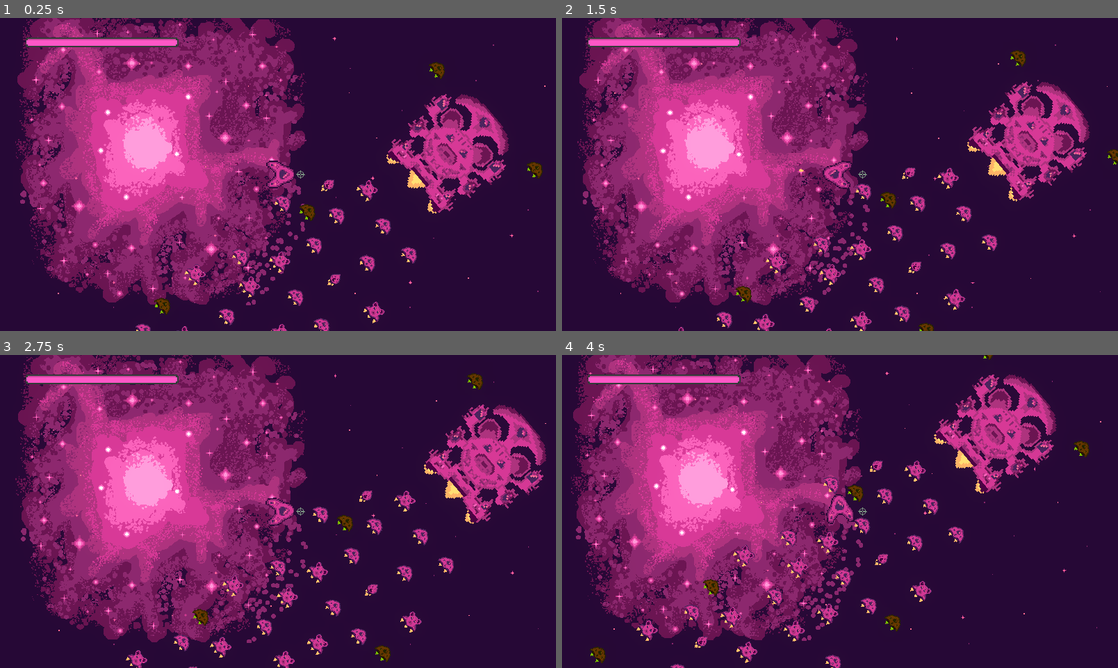
Above: before the commit, frames 1-4 (two rows, left to right).
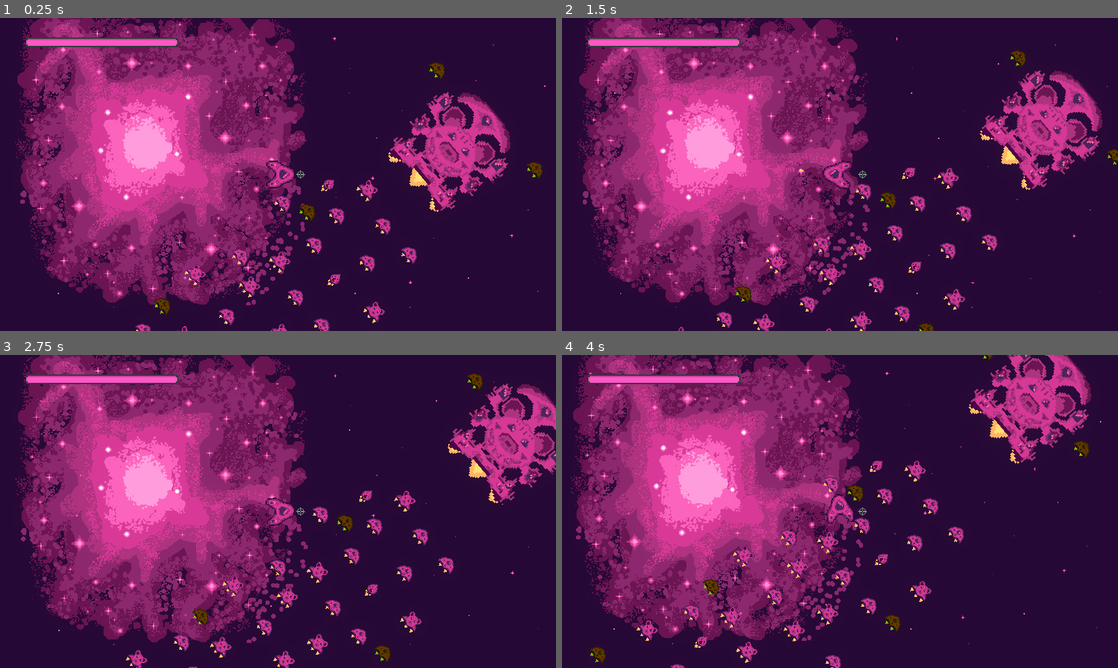
Above: after the commit, the same moments.

Repository: bear-minimum-studio/space-bear
Game: Godot game, scene res://Game.tscn
Same seed, same stepped clock (60 frames per second), same inputs: the game is played once before the commit and once after it. The engine's default icon, where the game draws it, is replaced by a stand-in: a white triangle on a blue panel in a dark square.
Inputs:
- Up to frame 1 (0.25 s): no input
- Up to frame 2 (1.5 s): hold Right (turn_right) 0.53-1.28 s; tap Down (decelerate) at 0.6 s; hold Ctrl (brake) from 1.28 s (still down); tap Space (fire) at 1.35 s
- Up to frame 3 (2.75 s): release Ctrl (brake) at 2.03 s; hold Right (turn_right) from 2.03 s (still down); hold G (grappling_hook) from 2.03 s (still down)
- Up to frame 4 (4 s): release Right (turn_right) at 2.78 s; release G (grappling_hook) at 2.78 s; hold Up (accelerate) 2.78-3.53 s; tap F (turret_fire) at 2.85 s; hold Left (turn_left) from 3.53 s (still down); tap Down (decelerate) at 3.6 s

The runs differ from the first frame. In frame 1, 2.8% of the frame differs, in the area x 69-92%, y 23-63%; in frame 2, 5.2%; in frame 3, 5.0%; in frame 4, 5.9%, in the area x 66-96%, y 0-45%.

Commit message:
refactor: generic HealthSystem node

Diff:
--- /dev/null
+++ b/HealthSystem.tscn
@@ -0,0 +1,24 @@
+[gd_scene load_steps=2 format=3 uid="uid://bxp3athf08mnv"]
+
+[sub_resource type="GDScript" id="GDScript_h5qct"]
+resource_name = "HealthSystem"
+script/source = "@icon(\"res://cross.jpeg\")
+extends Node2D
+class_name HealthSystem
+
+@export_range(1, 200) var max_health = 1
+
+@onready var health = max_health
+
+signal hp_changed
+
+func on_hit():
+	if health > 0:
+		health -= 1
+	hp_changed.emit(health, max_health)
+	if health <= 0:
+		get_parent().queue_free()
+"
+
+[node name="HealthSystem" type="Node2D"]
+script = SubResource("GDScript_h5qct")
--- a/asteroids/Asteroid.gd
+++ b/asteroids/Asteroid.gd
@@ -1,6 +1,4 @@
 extends RigidBody2D
-
-var health = 11 # self hits once at creation
 
 var sprites = [
 	preload("res://asteroids/asteroide1.png"),
@@ -18,13 +16,8 @@
 	sprite_container.rotation = randf_range(0, 2*PI)
 	animation_player.speed_scale = randf_range(0.2, 2)
 
-func on_hit():
-	health -= 1
-
-	if (health <= 0):
-		self.queue_free()
-
 
 func _on_hit_box_body_entered(body):
-	if body.has_method("on_hit"):
-		body.on_hit()
+	var health_system = body.find_child("HealthSystem")
+	if health_system != null:
+		health_system.on_hit()
--- a/asteroids/Asteroid.tscn
+++ b/asteroids/Asteroid.tscn
@@ -1,7 +1,8 @@
-[gd_scene load_steps=8 format=3 uid="uid://bs6jmmclexxuu"]
+[gd_scene load_steps=9 format=3 uid="uid://bs6jmmclexxuu"]
 
 [ext_resource type="Script" path="res://asteroids/Asteroid.gd" id="1_81esk"]
 [ext_resource type="Texture2D" uid="uid://ckx1poxyuopep" path="res://asteroids/asteroide1.png" id="2_yim38"]
+[ext_resource type="PackedScene" uid="uid://bxp3athf08mnv" path="res://HealthSystem.tscn" id="3_eoh8t"]
 
 [sub_resource type="CircleShape2D" id="CircleShape2D_ncwxg"]
 radius = 33.0151
@@ -79,4 +80,7 @@
 
 [node name="NavigationObstacle2D" type="NavigationObstacle2D" parent="."]
 
+[node name="HealthSystem" parent="." instance=ExtResource("3_eoh8t")]
+max_health = 11
+
 [connection signal="body_entered" from="HitBox" to="." method="_on_hit_box_body_entered"]
--- a/bullet/Bullet.gd
+++ b/bullet/Bullet.gd
@@ -9,8 +9,8 @@
 	translate(delta * velocity)
 
 
-func _on_body_entered(body):
-	if (body.has_method("on_hit")):
-		body.on_hit()
-
+func _on_body_entered(body: Node2D):
+	var health_system = body.find_child("HealthSystem")
+	if health_system != null:
+		health_system.on_hit()
 	self.queue_free()
--- a/npc/AbstractShip.tscn
+++ b/npc/AbstractShip.tscn
@@ -1,6 +1,7 @@
-[gd_scene load_steps=2 format=3 uid="uid://dowswmgssgp2f"]
+[gd_scene load_steps=3 format=3 uid="uid://dowswmgssgp2f"]
 
 [ext_resource type="Script" path="res://npc/AbstractShip.gd" id="1_efvdm"]
+[ext_resource type="PackedScene" uid="uid://bxp3athf08mnv" path="res://HealthSystem.tscn" id="2_butel"]
 
 [node name="AbstractShip" type="CharacterBody2D"]
 collision_layer = 0
@@ -15,4 +16,6 @@
 
 [node name="NavigationAgent2D" type="NavigationAgent2D" parent="."]
 
+[node name="HealthSystem" parent="." instance=ExtResource("2_butel")]
+
 [connection signal="velocity_computed" from="NavigationAgent2D" to="." method="_on_navigation_agent_2d_velocity_computed"]
--- a/npc/civilians/CivilianShip.gd
+++ b/npc/civilians/CivilianShip.gd
@@ -1,6 +1,5 @@
 extends "res://npc/AbstractShip.gd"
 
-var health = 3
 var target_offset = Vector2.ZERO
 
 var sprites = [
@@ -9,15 +8,7 @@
 	[preload("res://npc/civilians/vaisseau_civil_3.png"), preload("res://npc/civilians/vaisseau_civil_3_flammes.png")]
 ]
 
-
 func _ready():
 	var ship_and_flammes = sprites.pick_random()
 	ship.texture = ship_and_flammes[0]
 	flammes.texture = ship_and_flammes[1]
-
-
-func on_hit():
-	if health > 0:
-		health -= 1
-	if health <= 0:
-		self.queue_free()
--- a/npc/civilians/CivilianShip.tscn
+++ b/npc/civilians/CivilianShip.tscn
@@ -25,3 +25,6 @@
 [node name="CollisionShape2D" parent="." index="2"]
 rotation = 1.5708
 shape = SubResource("CapsuleShape2D_l23cd")
+
+[node name="HealthSystem" parent="." index="4"]
+max_health = 3
--- a/npc/mother-ship/MotherShip.tscn
+++ b/npc/mother-ship/MotherShip.tscn
@@ -1,6 +1,5 @@
-[gd_scene load_steps=6 format=3 uid="uid://c1kn511h34n6d"]
+[gd_scene load_steps=5 format=3 uid="uid://c1kn511h34n6d"]
 
-[ext_resource type="Script" path="res://npc/mother-ship/MotherShip.gd" id="1_vdseo"]
 [ext_resource type="PackedScene" uid="uid://dowswmgssgp2f" path="res://npc/AbstractShip.tscn" id="1_yo7vv"]
 [ext_resource type="Texture2D" uid="uid://btbb3mr4sxjg4" path="res://npc/mother-ship/mothership_flammes.png" id="2_mye72"]
 [ext_resource type="Texture2D" uid="uid://cwbr4f3kr4ird" path="res://npc/mother-ship/mothership.png" id="3_kencp"]
@@ -11,8 +10,6 @@
 [node name="MotherShip" groups=["flock"] instance=ExtResource("1_yo7vv")]
 scale = Vector2(3, 3)
 collision_layer = 8
-script = ExtResource("1_vdseo")
-speed = 30.0
 
 [node name="Ship" parent="." index="0"]
 rotation = 1.5708
@@ -24,3 +21,6 @@
 
 [node name="CollisionShape2D" parent="." index="2"]
 shape = SubResource("RectangleShape2D_mfv0e")
+
+[node name="HealthSystem" parent="." index="4"]
+max_health = 30
--- a/npc/mother-ship/MotherShipOld.gd
+++ /dev/null
@@ -1,20 +0,0 @@
-extends CharacterBody2D
-
-var health = 10
-var SPEED = 30
-
-
-func _physics_process(delta):
-	velocity = Vector2(SPEED, 0).rotated(-PI/4.5); # up right
-	move_and_slide()
-
-func on_hit():
-	if health > 0:
-		health -= 1
-		print("mothership health: ",health)
-	if health <= 0:
-		print("Mothership Ded")
-
-func _on_hit_box_body_entered(body):
-	if body.has_method("on_hit"):
-		body.on_hit()
--- a/npc/mother-ship/MotherShipOld.tscn
+++ /dev/null
@@ -1,39 +0,0 @@
-[gd_scene load_steps=6 format=3 uid="uid://nmv87iuus7lu"]
-
-[ext_resource type="Script" path="res://npc/mother-ship/MotherShipOld.gd" id="1_baeiq"]
-[ext_resource type="Texture2D" uid="uid://btbb3mr4sxjg4" path="res://npc/mother-ship/mothership_flammes.png" id="2_sehgd"]
-[ext_resource type="Texture2D" uid="uid://cwbr4f3kr4ird" path="res://npc/mother-ship/mothership.png" id="3_hk1ww"]
-
-[sub_resource type="RectangleShape2D" id="RectangleShape2D_b5o51"]
-size = Vector2(160, 148)
-
-[sub_resource type="RectangleShape2D" id="RectangleShape2D_q26qw"]
-size = Vector2(174, 158)
-
-[node name="MotherShipOld" type="CharacterBody2D"]
-collision_layer = 8
-collision_mask = 0
-script = ExtResource("1_baeiq")
-
-[node name="MothershipFlammes" type="Sprite2D" parent="."]
-rotation = 1.5708
-scale = Vector2(3, 3)
-texture = ExtResource("2_sehgd")
-
-[node name="Ship" type="Sprite2D" parent="."]
-rotation = 1.5708
-scale = Vector2(3, 3)
-texture = ExtResource("3_hk1ww")
-
-[node name="CollisionShape2D" type="CollisionShape2D" parent="."]
-shape = SubResource("RectangleShape2D_b5o51")
-
-[node name="HitBox" type="Area2D" parent="."]
-collision_layer = 16
-collision_mask = 2
-
-[node name="CollisionShape2D" type="CollisionShape2D" parent="HitBox"]
-shape = SubResource("RectangleShape2D_q26qw")
-debug_color = Color(0.976471, 0.117647, 0.270588, 0.419608)
-
-[connection signal="body_entered" from="HitBox" to="." method="_on_hit_box_body_entered"]
--- a/player/Player.gd
+++ b/player/Player.gd
@@ -7,11 +7,9 @@
 @export_range(0.0,3.0,0.05,"or_greater") var time_to_stop = 0.7
 @export_range(0.0,4.0,0.1,"or_greater") var rotation_per_second = 0.7
 
-@export_range(1,100) var max_health : int = 10
 @export_range(0.5,50.0) var bullets_per_second = 5.0
 
 @onready var rotation_speed = 2 * PI * rotation_per_second
-@onready var health = max_health
 @onready var shooting_speed = 1.0 / bullets_per_second
 const HOOK_COOLDOWN = 1.0
 
@@ -29,6 +27,8 @@
 @onready var turret_control = $Turret/TurretControl
 @onready var turret = $Turret
 @onready var turret_nozzle = $Turret/TurretControl/Nozzle
+@onready var health_system = $HealthSystem
+
 
 func _shoot():
 	if _reloading:
@@ -94,6 +94,5 @@
 func _on_turret_control_shoot():
 	emit_signal("shoot", turret_control.global_position, turret_control.global_rotation, linear_velocity)
 
-func on_hit():
-	health -= 1
+func _on_health_system_hp_changed(health, max_health):
 	Events.emit_signal("player_hp_changed", health, max_health)
--- a/player/Player.tscn
+++ b/player/Player.tscn
@@ -10,6 +10,7 @@
 [ext_resource type="AudioStream" uid="uid://ceejpknwjtsq0" path="res://player/SFX/fire_sustain.wav" id="8_xrqab"]
 [ext_resource type="Script" path="res://player/TurretControl.gd" id="9_oqrpk"]
 [ext_resource type="Texture2D" uid="uid://k8ufmnwchaff" path="res://player/crosshair.png" id="10_vv4oi"]
+[ext_resource type="PackedScene" uid="uid://bxp3athf08mnv" path="res://HealthSystem.tscn" id="11_htup2"]
 
 [sub_resource type="CapsuleShape2D" id="CapsuleShape2D_nobpd"]
 radius = 57.4704
@@ -76,4 +77,8 @@
 [node name="Nozzle" type="Node2D" parent="Turret/TurretControl"]
 position = Vector2(29, 0)
 
+[node name="HealthSystem" parent="." instance=ExtResource("11_htup2")]
+max_health = 10
+
 [connection signal="shoot" from="Turret/TurretControl" to="." method="_on_turret_control_shoot"]
+[connection signal="hp_changed" from="HealthSystem" to="." method="_on_health_system_hp_changed"]
Binary file added: cross.jpeg
Not shown, added: cross.jpeg.import
Not shown: 1 places in player/Player.tscn that only renumber resources
